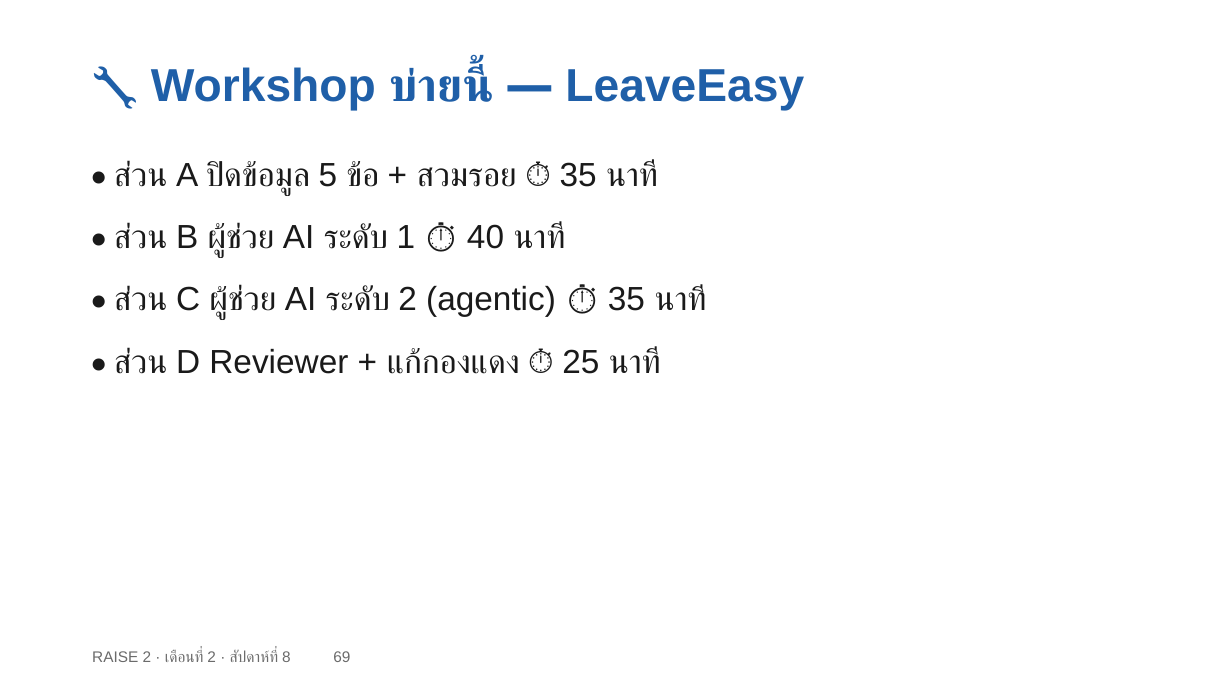
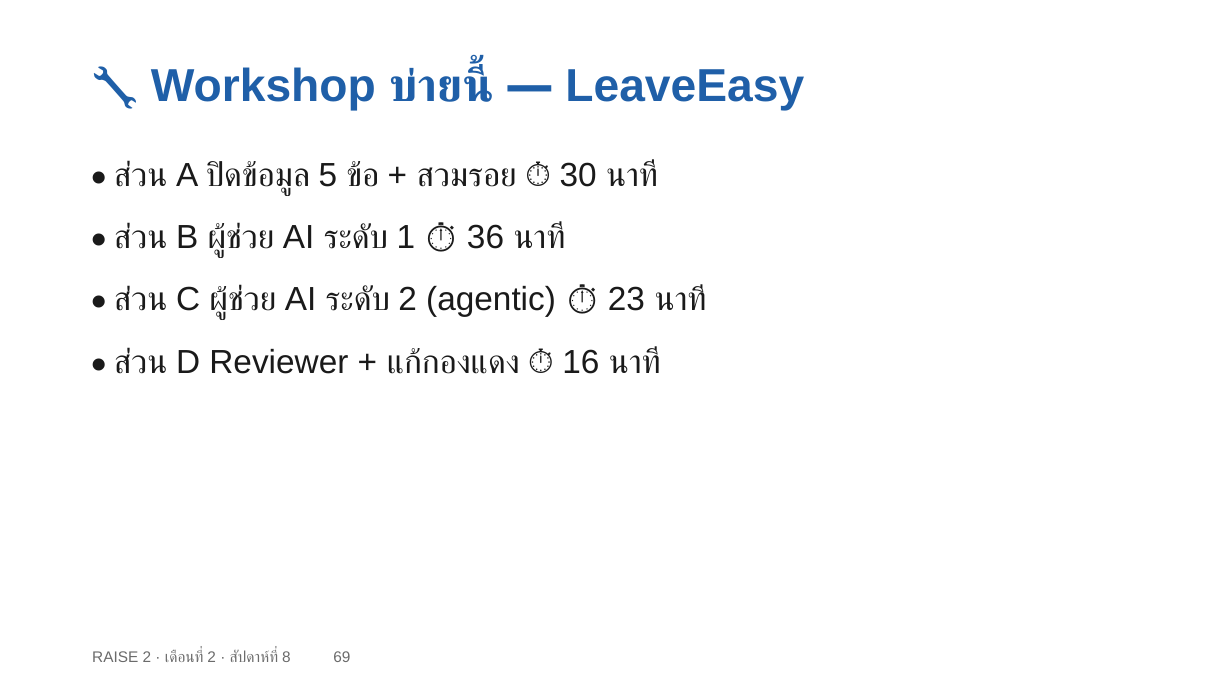
Before and after one commit to cnacha-mfu/raise2-module2, a slide deck: slide 69 of materials/week8/w8-slides.pptx. Drawn at 1232x693 pixels with LibreOffice and Linux fonts; fonts in the diff are those of the drawing. Boxes give left, top, right and bottom in pixels: in the first picture for what was removed or moved away, otherwise in the second. Text is boxed around its words. In the diff, an @@ line names an element or a change of style, - is before the commit and + after.

```diff
--- a/materials/week8/w8-slides.pptx
+++ b/materials/week8/w8-slides.pptx
@@ text at (x1=114, y1=161, x2=658, y2=196): text changed @@
-• ส่วน A ปิดข้อมูล 5 ข้อ + สวมรอย ⏱ 35 นาที
+• ส่วน A ปิดข้อมูล 5 ข้อ + สวมรอย ⏱ 30 นาที
@@ text at (x1=114, y1=223, x2=566, y2=258): text changed @@
-• ส่วน B ผู้ช่วย AI ระดับ 1 ⏱ 40 นาที
+• ส่วน B ผู้ช่วย AI ระดับ 1 ⏱ 36 นาที
@@ text at (x1=114, y1=285, x2=707, y2=320): text changed @@
-• ส่วน C ผู้ช่วย AI ระดับ 2 (agentic) ⏱ 35 นาที
+• ส่วน C ผู้ช่วย AI ระดับ 2 (agentic) ⏱ 23 นาที
@@ text at (x1=114, y1=347, x2=661, y2=374): text changed @@
-• ส่วน D Reviewer + แก้กองแดง ⏱ 25 นาที
+• ส่วน D Reviewer + แก้กองแดง ⏱ 16 นาที
```
Also in this commit, not shown: 19 other files.
